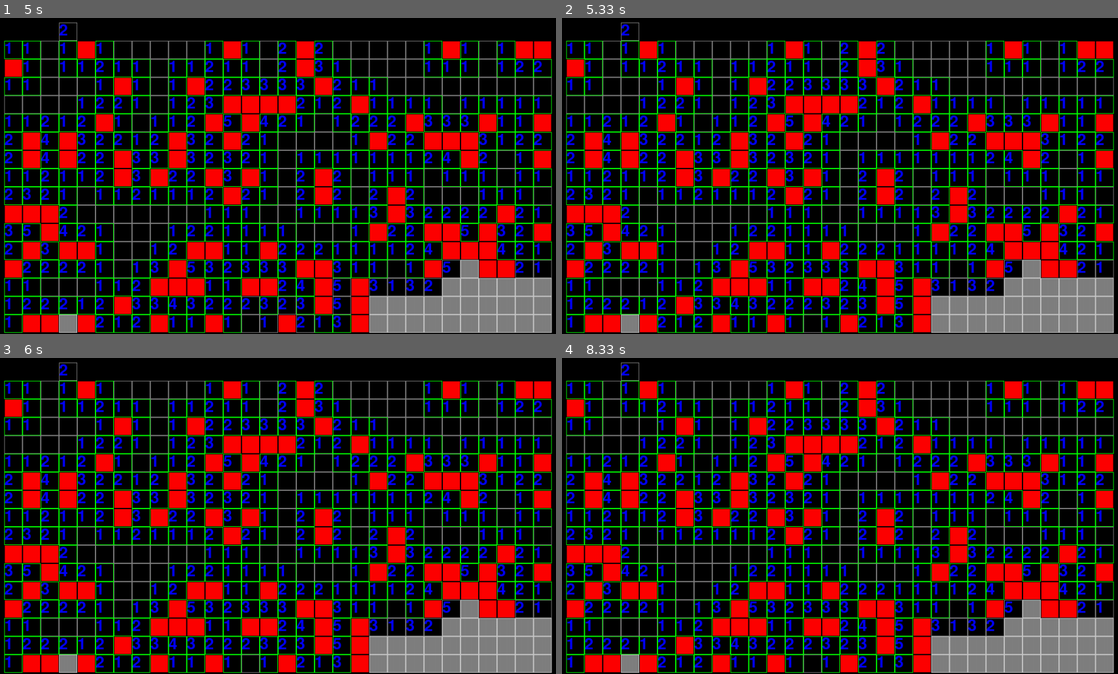
Above: before the commit, frames 1-4 (two rows, left to right).
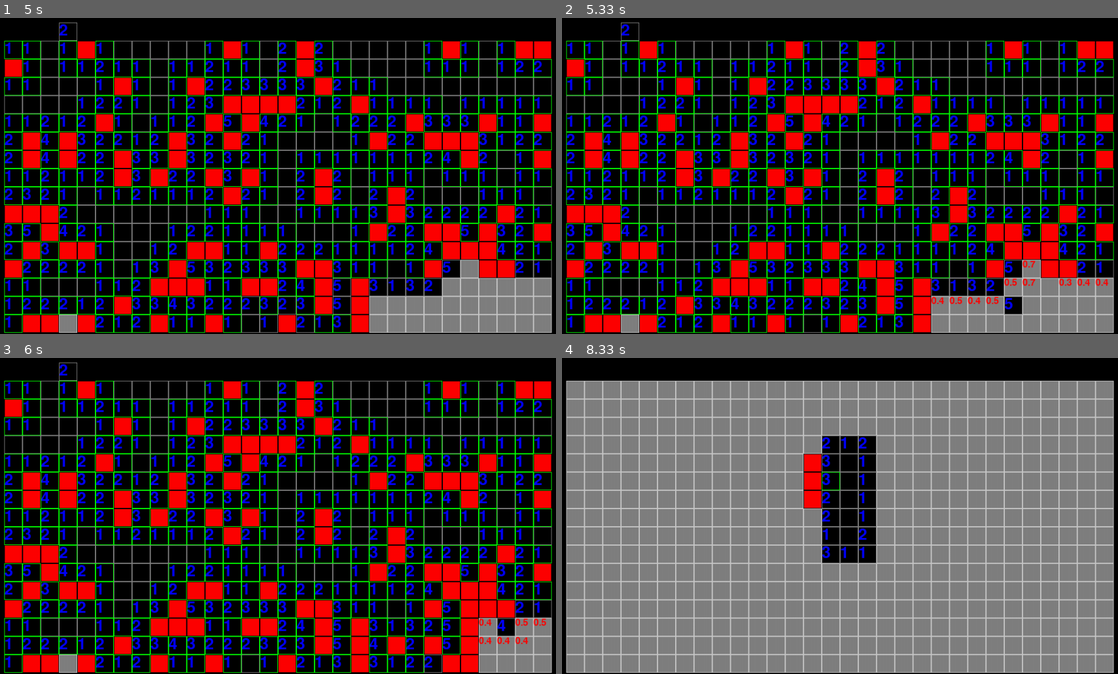
Above: after the commit, the same moments.

Repository: PauliAnt/minesweeper_pygame_self_decisive
Game: pygame game, started from Sum_AI/main.py
The game is run twice, just before and just after one commit, with the same random seed, the same clock (stepped at 60 frames per second) and the same inputs.
Inputs (mouse positions are in pixels of both pictures, inside the frame that each line leads up to):
- Up to frame 1 (5 s): click (467, 115) at 0.43 s; move the mouse to (55, 36) at 3.2 s; click (55, 36) at 3.35 s; move the mouse to (55, 36) at 3.63 s; press the mouse at (55, 36) at 3.67 s; move the mouse to (outside the picture) at 3.77 s; release the mouse at (outside the picture) at 3.9 s
- Up to frame 2 (5.33 s): no input
- Up to frame 3 (6 s): no input
- Up to frame 4 (8.33 s): no input

Frame 1 is identical in both runs. In frame 2, 0.5% of the frame differs, in the area x 66-99%, y 76-94%; in frame 3, 3.5%; in frame 4, 83%, in the area x 0-100%, y 1-100%.

Commit message:
SUM AI toimii

Diff:
--- a/GameController.py
+++ b/GameController.py
@@ -24,6 +24,7 @@
 
         font_size = int(self.block_size * 1.3)
         self.font = pygame.font.SysFont("footlight.ttc", font_size)
+        self.small_font = pygame.font.SysFont("footlight.ttc",int(self.block_size*0.8))
 
         self.screen = pygame.display.set_mode([window_width, window_height])
         self.mines = mines
@@ -65,8 +66,7 @@
         elif event == -1:
             self.game_lost = True
         else:
-            num = self.font.render(str(event), "TRUE", "Blue")
-            self.screen.blit(num, (ho + n_ind * block, 200 + vo + m_ind * block))
+            self.fontInRect(n_ind,m_ind,str(event),"Blue")
             return True
 
     def toggleFlag(self, n_ind, m_ind):
@@ -125,3 +125,12 @@
         flagStatus = self.G.forceFlag(n_ind,m_ind)
         if flagStatus:
             self.fillRect(n_ind, m_ind, fillColor=RED, outlineColor=BLACK)
+
+    def fontInRect(self,n_ind,m_ind,string,Color):
+        num = self.font.render(string, "TRUE", Color)
+        self.screen.blit(num, (self.horizontal_offset + n_ind * self.block_size, 200 + self.vertical_offset + m_ind * self.block_size))
+
+    def smallFontInRect(self, n_ind, m_ind, string, Color):
+        num = self.small_font.render(string, "TRUE", Color)
+        self.screen.blit(num, (
+        self.horizontal_offset + n_ind * self.block_size, 200 + self.vertical_offset + m_ind * self.block_size))
--- a/Grid.py
+++ b/Grid.py
@@ -93,3 +93,9 @@
         if jj == self.m:
             jj_higher = jj + 1
         return ii_lower, ii_higher, jj_lower, jj_higher
+
+    def isUnopened(self,ii,jj):
+        if self.unopened[ii,jj] == 1:
+            return True
+        else:
+            return False
--- a/SimpleAI/Resolve.py
+++ b/SimpleAI/Resolve.py
@@ -24,5 +24,11 @@
     def getIndex(self):
         return self.n,self.m
 
+    def getRemaining(self):
+        return self.remaining
+
+    def getUnopened(self):
+        return self.unopened
+
     def printInfo(self):
         print("Position ({},{}), remaining: {}, unopened: {}".format(self.n,self.m,self.remaining,self.unopened))
--- a/SimpleAI/SimpleAiController.py
+++ b/SimpleAI/SimpleAiController.py
@@ -1,6 +1,5 @@
-import pygame
 import GameController
-from Resolve import Resolve
+from SimpleAI.Resolve import Resolve
 import numpy as np
 
 BLACK = (0, 0, 0)
@@ -54,6 +53,7 @@
             resolve.update(N)
 
     def checkSolved(self):
+        solved = False
         for resolve in self.resolve_list:
             action = resolve.checkSolved()
             if action == 0:
@@ -61,11 +61,14 @@
                 self.fillRect(n, m, outlineColor=GREEN)
                 self.resolve_list.remove(resolve)
                 self.openAdjacent(n, m)
+                solved = True
             elif action == 1:
                 (n, m) = resolve.getIndex()
                 self.fillRect(n, m, outlineColor=GREEN)
                 self.flagAdjacent(n,m)
                 self.resolve_list.remove(resolve)
+                solved = True
+        return solved
 
     def flagUp(self,n_ind,m_ind):
         flagStatus = self.G.forceFlag(n_ind, m_ind)
--- /dev/null
+++ b/Sum_AI/SumAIController.py
@@ -0,0 +1,37 @@
+import numpy as np
+
+import SimpleAI.SimpleAiController as simple
+BLACK = (0, 0, 0)
+WHITE = (200, 200, 200)
+GREY = (128, 128, 128)
+RED = (255, 0, 0)
+
+
+class SumAIController(simple.SimpleAiController):
+    def calculateSums(self):
+        sum_array = np.zeros([self.N,self.M,2])
+        for resolve in self.resolve_list:
+            remaining = resolve.getRemaining()
+            unopened = resolve.getUnopened()
+            (n, m) = resolve.getIndex()
+            (n_lower, n_higher, m_lower, m_higher) = self.getAdjacentBlocks(n, m)
+            for ii in range(n_lower, n_higher):
+                for jj in range(m_lower, m_higher):
+                    sum_array[ii, jj,0] += remaining/unopened
+                    sum_array[ii,jj,1] += 1
+
+        min_num = np.inf
+        n_min = -1
+        m_min = -1
+        for nn in range(0,self.N):
+            for mm in range(0,self.M):
+                if self.G.isUnopened(nn,mm) and sum_array[nn,mm,1] != 0:
+                    self.fillRect(nn,mm,fillColor=GREY,outlineColor=WHITE)
+                    number = round(sum_array[nn,mm,0]/sum_array[nn,mm,1],1)
+                    if number < min_num:
+                        min_num = number
+                        n_min = nn
+                        m_min = mm
+                    self.smallFontInRect(nn,mm,str(number),"Red")
+        self.fillRect(n_min,m_min,outlineColor=RED)
+        return n_min,m_min
--- a/SimpleAI/main.py
+++ b/Sum_AI/main.py
@@ -1,6 +1,5 @@
 import pygame
-from GameController import GameController
-from SimpleAiController import SimpleAiController
+from SumAIController import SumAIController
 pygame.font.init()
 
 window_width = 1000
@@ -19,7 +18,7 @@
 
     running = True
     # INIT gameController
-    gc = SimpleAiController(window_width, window_height, N, M, mines)
+    gc = SumAIController(window_width, window_height, N, M, mines)
     while running:
 
         # Run until the user asks to quit
@@ -36,8 +35,11 @@
 
             # Check safe spaces
             gc.updateResolves()
-            gc.checkSolved()
+            solved = gc.checkSolved()
             game_lost = gc.getGameState()
+            if not solved:
+                n_min, m_min = gc.calculateSums()
+                gc.gridChange(n_min,m_min)
 
             if button1:
                 (n_pos, m_pos) = gc.getMousePosition()
